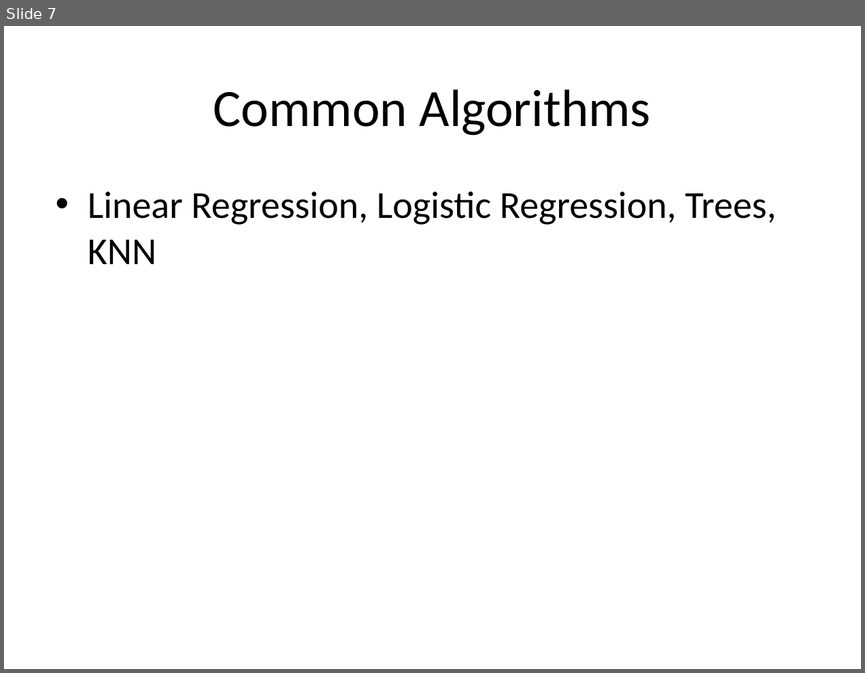
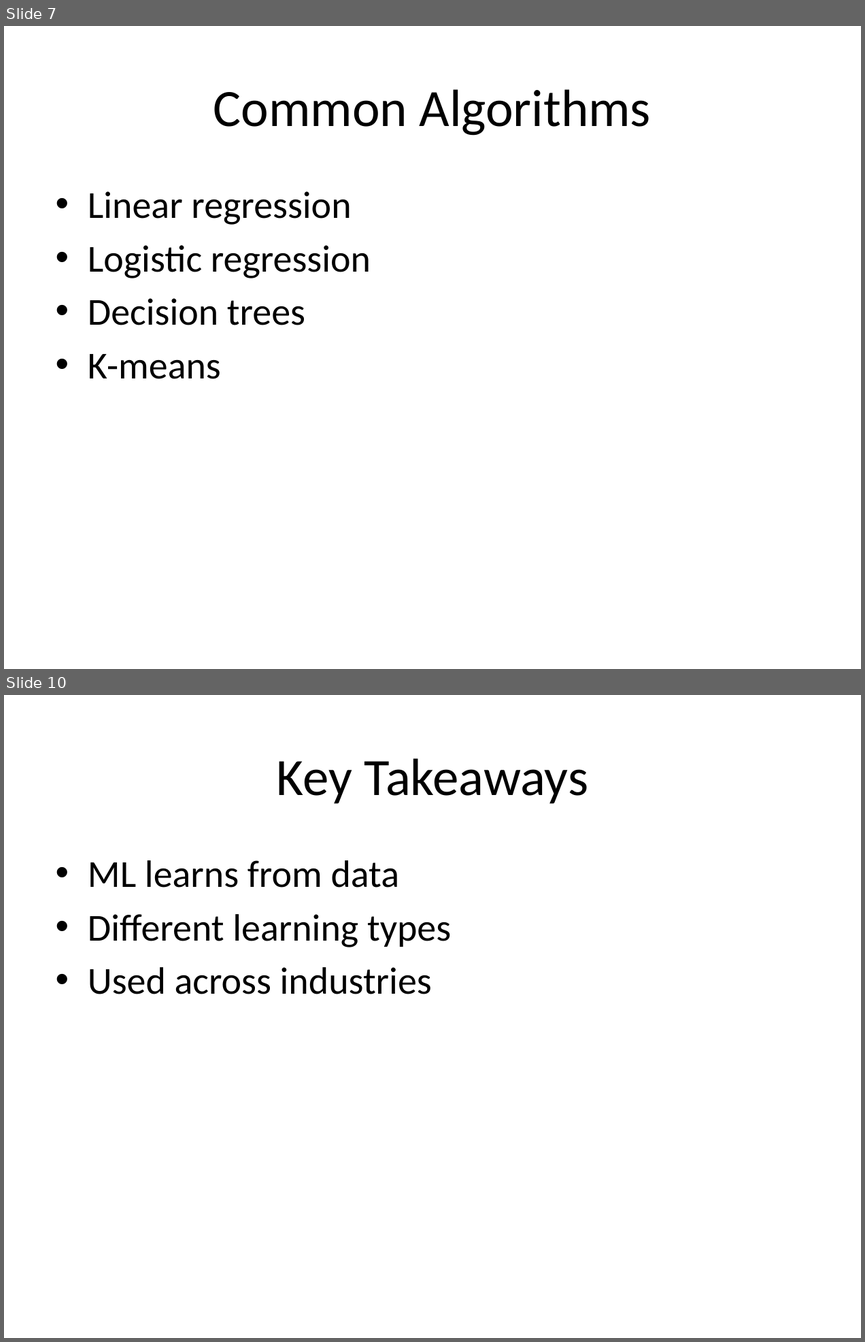
Before and after one commit to mohammadarmaankhan1-boop/my_project, a slide deck: ml_fundamentals.pptx. Shown one above the other, each under a label of ours: slide 7 before the commit, slides 7 and 10 after it; the slides between them are not shown. The pictures are 865x673 and 865x1342 pixels, drawn with LibreOffice and Linux fonts; fonts in the diff are those of the drawing. Boxes give left, top, right and bottom in pixels: in the first picture for what was removed or moved away, otherwise in the second. Text is boxed around its words. In the diff, an @@ line names an element or a change of style, - is before the commit and + after.

```diff
--- a/ml_fundamentals.pptx
+++ b/ml_fundamentals.pptx
@@ slide 10 added at [4, 695, 861, 1338], background #FFFFFF @@
@@ title added at [277, 758, 588, 804], 44 pt, text #000000 @@
+Key Takeaways
@@ text added at [88, 860, 451, 994], 32 pt, text #000000 @@
+• ML learns from data
+• Different learning types
+• Used across industries
@@ slide 7 changed as well @@
@@ text at [88, 191, 371, 379]: text changed @@
-• Linear Regression, Logistic Regression, Trees, KNN
+• Linear regression
+• Logistic regression
+• Decision trees
+• K-means
```
Also in this commit, not shown: 7 other slides changed, 1 other slide added, 2 slides removed.
